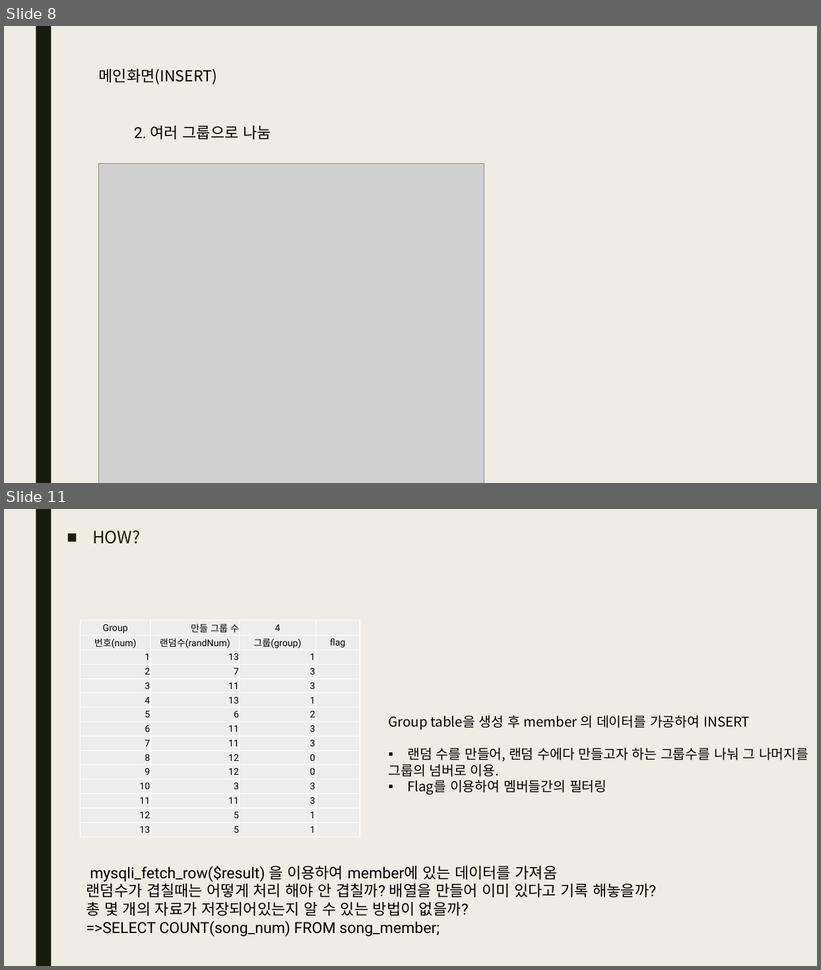
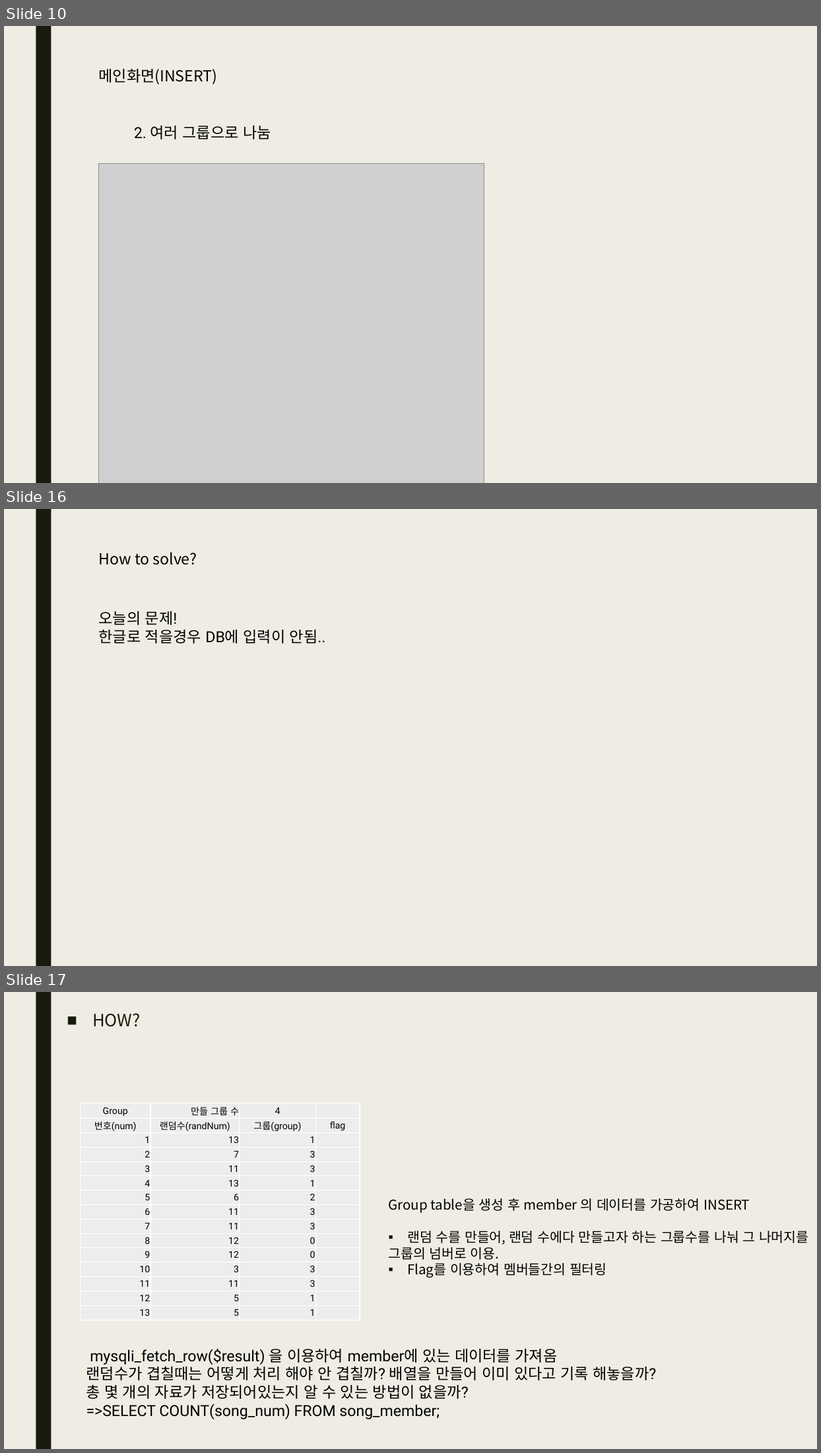
Before and after one commit to qhftkf1/02.S01_GroupMaker, a slide deck: S01_그룹 지정하기.pptx. Shown one above the other, each under a label of ours: slides 8 and 11 before the commit, slides 10, 16 and 17 after it; the slides between them are not shown. The pictures are 821x970 and 821x1453 pixels, drawn with LibreOffice and Linux fonts; fonts in the diff are those of the drawing; grey boxes stand for pictures. Boxes give left, top, right and bottom in pixels: in the first picture for what was removed or moved away, otherwise in the second. Text is boxed around its words. In the diff, an @@ line names an element or a change of style, - is before the commit and + after.

```diff
--- a/S01_그룹 지정하기.pptx
+++ b/S01_그룹 지정하기.pptx
@@ slide 16 added at (x1=4, y1=509, x2=817, y2=966), background #EFEDE3; not listed: 1 template element that a slide beside it also shows @@
@@ text added at (x1=99, y1=552, x2=197, y2=565), 18 pt, text #000000 @@
+How to solve?
@@ text added at (x1=99, y1=611, x2=326, y2=644), 18 pt, text #000000 @@
+오늘의 문제!
+한글로 적을경우 DB에 입력이 안됨..
@@ what was slide 8 is now slide 10 @@
@@ what was slide 11 is now slide 17 @@
```
Also in this commit, not shown: 4 slides changed, 6 other slides added, 1 slide removed, 12 other files.
